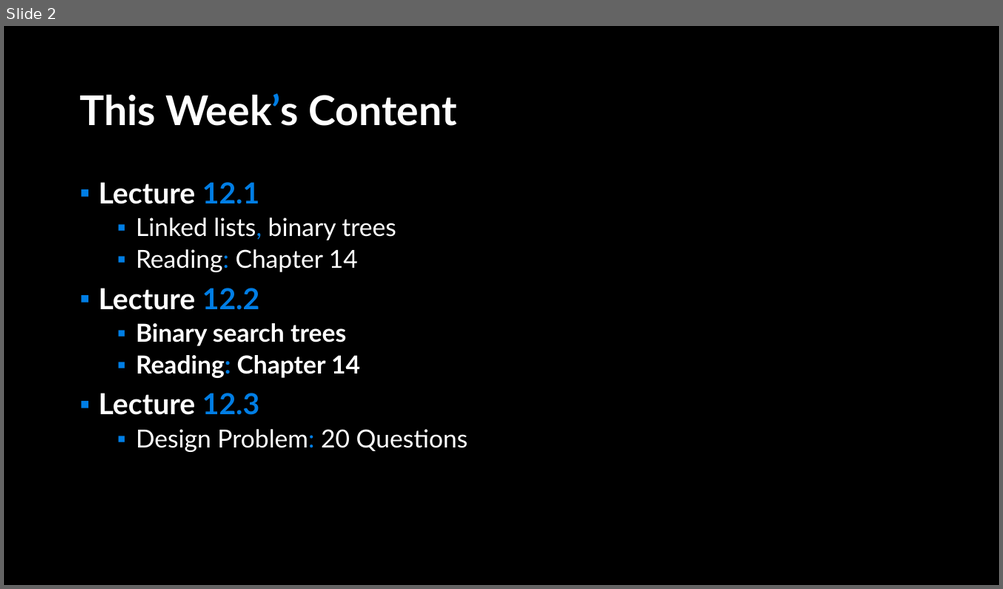
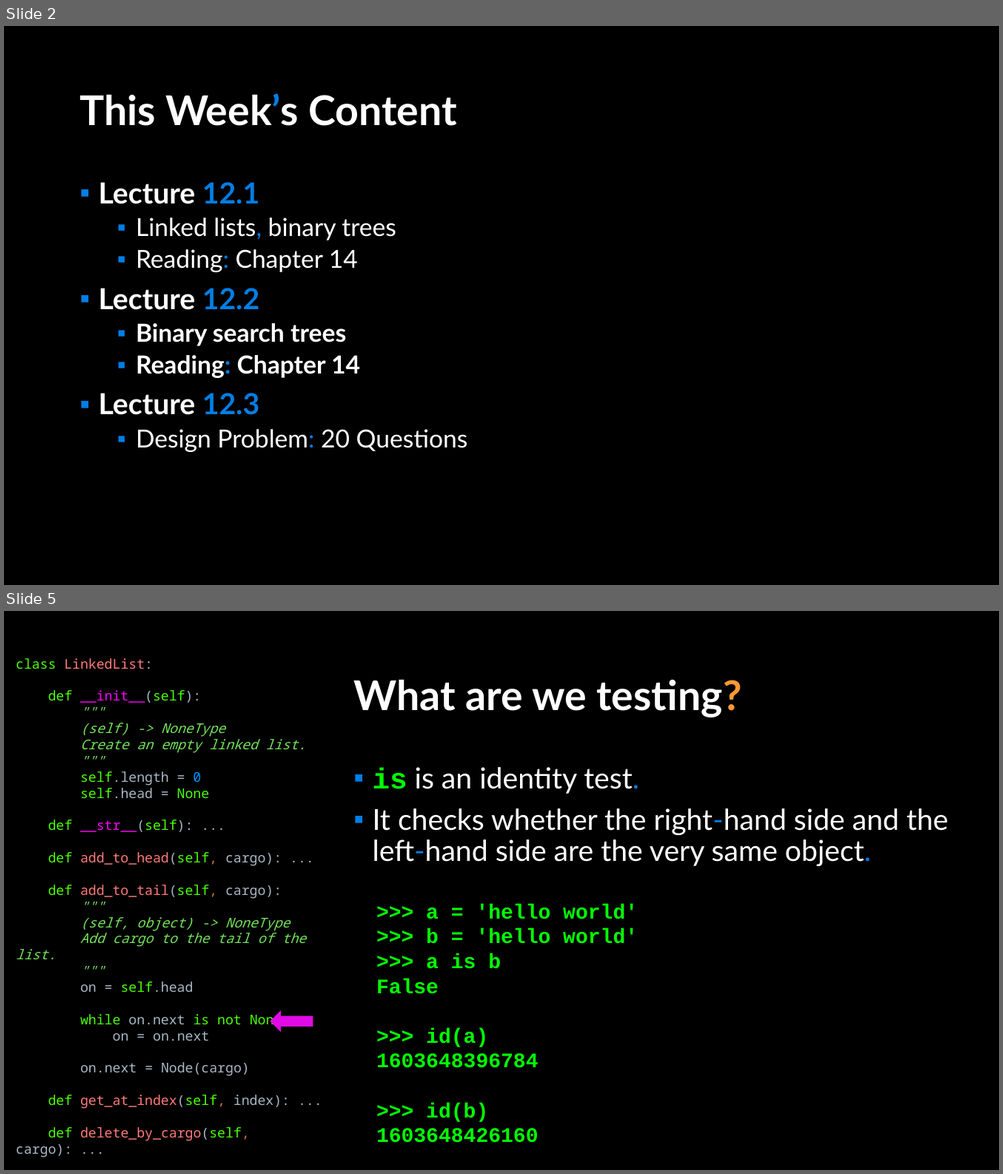
Before and after one commit to APS106/APS106-winter-2022-material, a slide deck: lectures/week12/lecture2/slides/week12_lecture2.pptx. Shown one above the other, each under a label of ours: slide 2 before the commit, slides 2 and 5 after it; the slides between them are not shown. The pictures are 1003x589 and 1003x1174 pixels, drawn with LibreOffice and Linux fonts; fonts in the diff are those of the drawing; background and template pictures are left out. Boxes give left, top, right and bottom in pixels: in the first picture for what was removed or moved away, otherwise in the second. Text is boxed around its words. In the diff, an @@ line names an element or a change of style, - is before the commit and + after.

```diff
--- a/lectures/week12/lecture2/slides/week12_lecture2.pptx
+++ b/lectures/week12/lecture2/slides/week12_lecture2.pptx
@@ slide 5 added at (4,611,999,1170), background picture (left out) @@
@@ text added at (16,658,307,1158), 13 pt, text #A9B7C6 @@
+class LinkedList:
+def __init__(self):
+"""
+(self) -> NoneType
+Create an empty linked list.
+"""
+self.length = 0
+self.head = None
+def __str__(self): ...
+def add_to_head(self, cargo): ...
+def add_to_tail(self, cargo):
+"""
+(self, object) -> NoneType
+Add cargo to the tail of the list.
+"""
+on = self.head
+while on.next is not None:
+on = on.next
+on.next = Node(cargo)
+def get_at_index(self, index): ...
+def delete_by_cargo(self, cargo): ...
@@ title added at (353,679,741,718), 39.6 pt, text #FFFFFF, bold @@
+What are we testing?
@@ text added at (373,767,948,866), 28 pt, text #FFFFFF @@
+▪ is is an identity test.
+▪ It checks whether the right-hand side and the left-hand side are the very same object.
@@ text added at (376,904,637,1143), 20 pt, text #00FF00, bold @@
+>>> a = 'hello world'
+>>> b = 'hello world'
+>>> a is b
+False
+>>> id(a)
+1603648396784
+>>> id(b)
+1603648426160
@@ right arrow added at (270,1011,313,1033), fill #E00BE5 @@
```
Also in this commit, not shown: 2 slides changed, 25 other slides added, 3 other files.
